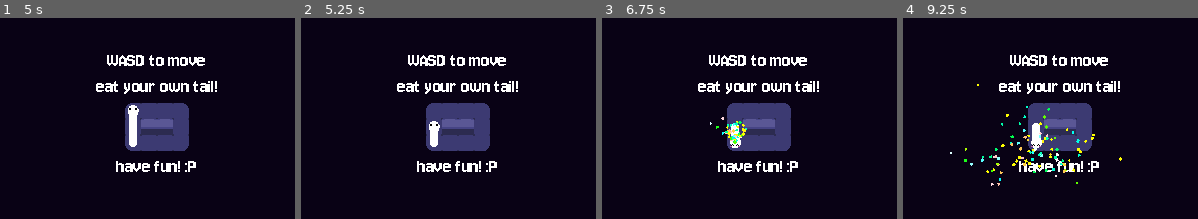
Above: before the commit, frames 1-4 (left to right).
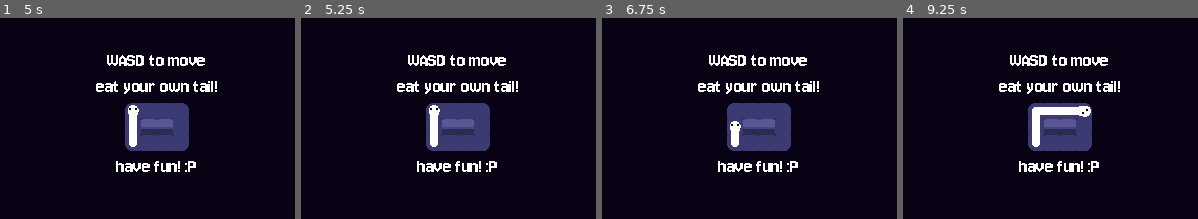
Above: after the commit, the same moments.

Repository: Evelyn-is-eepy/12dt-1---ouroborus
Game: Godot game, scene res://Scenes/main_menu.tscn
Two runs of this game, one before a commit and one after it. Both use one fixed random seed, a clock stepped at 60 frames per second and the inputs below.
Inputs:
- Up to frame 1 (5 s): click "LEVELS" at 0.5 s; hold D (move_right) 1.28-2.03 s; tap Enter at 2 s; hold S (move_down) 2.03-2.75 s; click "1" at 2.75 s; tap Space (restart) at 3.5, 4.25 s; hold D (move_right) 3.53-4.28 s; hold W (move_up) from 4.28 s (still down)
- Up to frame 2 (5.25 s): tap Space (restart) at 5 s; release W (move_up) at 5.03 s; hold A (move_left) from 5.03 s (still down)
- Up to frame 3 (6.75 s): tap Space (restart) at 5.75, 6.5 s; release A (move_left) at 6.53 s; hold S (move_down) from 6.53 s (still down)
- Up to frame 4 (9.25 s): release S (move_down) at 7.28 s; hold D (move_right) 7.28-8.03 s; hold W (move_up) 8.03-8.78 s; hold D (move_right) from 8.78 s (still down)

Frame 1 is identical in both runs. In frame 2, 0.3% of the frame differs, in the area x 43-48%, y 43-57%; in frame 3, 0.5%; in frame 4, 2.0%, in the area x 15-75%, y 32-84%.

Commit message:
removed old tile body code, cleaned up formatting

Diff:
--- a/Scenes/snake.tscn
+++ b/Scenes/snake.tscn
@@ -321,17 +321,21 @@
 custom_data_layer_0/type = 1
 sources/0 = SubResource("TileSetAtlasSource_rku0m")
 
+[sub_resource type="RectangleShape2D" id="RectangleShape2D_lmvgn"]
+size = Vector2(16, 4)
+
 [sub_resource type="RectangleShape2D" id="RectangleShape2D_rku0m"]
 size = Vector2(8, 8)
 
 [node name="Node2D" type="Node2D" unique_id=989255042]
 
-[node name="Head" type="Node2D" parent="." unique_id=760044799 node_paths=PackedStringArray("facing_ray", "movable_objects_ray", "tail_hitbox", "body_tilemap", "body_line", "body_collider", "confetti", "blood", "head_sprite", "face_sprite", "personal_crown")]
+[node name="Head" type="Node2D" parent="." unique_id=760044799 node_paths=PackedStringArray("facing_ray", "movable_objects_ray", "tail_hitbox", "tail_pivot", "body_tilemap", "body_line", "body_collider", "confetti", "blood", "head_sprite", "face_sprite", "personal_crown")]
 z_index = 1
 script = ExtResource("1_16tbv")
 facing_ray = NodePath("WallRay")
 movable_objects_ray = NodePath("MovableObjectRay")
-tail_hitbox = NodePath("../TailArea")
+tail_hitbox = NodePath("../TailPivot/TailArea")
+tail_pivot = NodePath("../TailPivot")
 body_tilemap = NodePath("../Body")
 body_line = NodePath("../Line2D")
 body_collider = NodePath("../BodyHitbox")
@@ -339,6 +343,7 @@
 blood = NodePath("GPUParticles2D2")
 head_sprite = NodePath("AnimatedSprite2D")
 face_sprite = NodePath("AnimatedSprite2D2")
+starting_direction = Vector2(0, -1)
 personal_crown = NodePath("ColorRect")
 
 [node name="WallRay" type="RayCast2D" parent="Head" unique_id=1444581878]
@@ -406,11 +411,19 @@
 tile_set = SubResource("TileSet_lmvgn")
 collision_enabled = false
 
-[node name="TailArea" type="Area2D" parent="." unique_id=207504011 groups=["snake_tail"]]
+[node name="TailPivot" type="Node2D" parent="." unique_id=2061737025]
+
+[node name="Area2D2" type="Area2D" parent="TailPivot" unique_id=1185679992]
+
+[node name="CollisionShape2D" type="CollisionShape2D" parent="TailPivot/Area2D2" unique_id=455055837]
+position = Vector2(0, -6)
+shape = SubResource("RectangleShape2D_lmvgn")
+
+[node name="TailArea" type="Area2D" parent="TailPivot" unique_id=207504011 groups=["snake_tail"]]
 collision_layer = 2
 collision_mask = 2
 
-[node name="CollisionShape2D" type="CollisionShape2D" parent="TailArea" unique_id=1121657930]
+[node name="CollisionShape2D" type="CollisionShape2D" parent="TailPivot/TailArea" unique_id=1121657930]
 shape = SubResource("RectangleShape2D_rku0m")
 debug_color = Color(0.5385406, 0.7388369, 0, 0.41960785)
 
--- a/Scripts/head.gd
+++ b/Scripts/head.gd
@@ -8,6 +8,7 @@
 @export var facing_ray: RayCast2D
 @export var movable_objects_ray: RayCast2D
 @export var tail_hitbox: Area2D
+@export var tail_pivot: Node2D
 @export var body_tilemap: TileMapLayer
 @export var body_line: Line2D
 @export var body_collider: Area2D
@@ -15,7 +16,7 @@
 @export var blood: GPUParticles2D
 @export var head_sprite: AnimatedSprite2D
 @export var face_sprite: AnimatedSprite2D
-@export var starting_direction = Vector2.UP
+@export var starting_direction: Vector2
 @export var manager: Node2D
 @export var personal_crown: ColorRect
 
@@ -34,7 +35,6 @@
 func _ready() -> void:
 	manager = get_node('/root/Node2D')
 	connect('ate_tail',manager.player_wins)
-
 	# Add the tail segment behind the head and orient the head sprite
 	var new_head_direction: String
 	match starting_direction:
@@ -48,42 +48,27 @@
 			new_head_direction = 'up'
 	current_head_direction = new_head_direction
 	head_sprite.play(new_head_direction)
-
 	face_sprite.play('normal_'+new_head_direction)
-
-	var tail_cell = body_tilemap.local_to_map(position - starting_direction * TILE_SIZE)
-	var tail_tile_id
-	match starting_direction:
-		Vector2(0,-1):
-			tail_tile_id = Vector2i(3,1)
-		Vector2(0,1):
-			tail_tile_id = Vector2i(3,0)
-		Vector2(-1,0):
-			tail_tile_id = Vector2i(2,0)
-		Vector2(1,0):
-			tail_tile_id = Vector2i(2,1)
-	body_tilemap.set_cell(tail_cell,0,tail_tile_id,0)
-
 	# Remove all points and add tail to line body
 	body_line.clear_points()
 	body_line.add_point(position - starting_direction * TILE_SIZE)
 	# Add head/neck point
 	body_line.add_point(position)
-
-	tail_hitbox.position = position - starting_direction * TILE_SIZE
-
-
+	# Move and rotate the tail so that it is behind the head
+	tail_pivot.position = position - starting_direction * TILE_SIZE
+	# Rotation altered to be measured from upwards bearing
+	tail_pivot.rotation = starting_direction.rotated(PI/2).angle()
 
 # Called every frame. 'delta' is the elapsed time since the previous frame.
 func _process(_delta: float) -> void:
-
 	# Stick the last point on the body line to the head so that there is a visible neck.
 	body_line.points[-1] = position
-
+	#take player inputs for move direction
 	var move_direction: Vector2 = Vector2(0,0)
 	if not moving and can_move:
-		move_direction.x = (int(Input.is_action_just_pressed("move_right")) - int(Input.is_action_just_pressed("move_left")))
-		move_direction.y = (int(Input.is_action_just_pressed("move_down")) - int(Input.is_action_just_pressed("move_up")))
+		move_direction.x = Input.get_axis("move_left","move_right")
+		move_direction.y = Input.get_axis("move_up","move_down")
+		#if both y and x have input, take only x
 		if move_direction.x and move_direction.y:
 			move_direction = Vector2(move_direction.x,0)
 	# Handle movement
@@ -91,13 +76,13 @@
 		# Find direction of last body segment from array
 		last_moved_direction = previous_move_directions[0]
 
-		# Point rays in direction of movement
+		# Point rays in direction of movement and force update
 		var movement_obstructed:bool = false
 		facing_ray.target_position = move_direction * TILE_SIZE
 		facing_ray.force_raycast_update()
 		movable_objects_ray.target_position = move_direction * TILE_SIZE
 		movable_objects_ray.force_raycast_update()
-
+		# Check for collisions and update movement_obstructed if needed
 		if facing_ray.is_colliding():
 			movement_obstructed = true
 		if movable_objects_ray.is_colliding():
@@ -107,12 +92,11 @@
 
 		# Only move the player if their chosen direction is not blocked and they still have length to spare
 		if not movement_obstructed and body_length < max_body_length:
-			# initiate movement of snake head
+			# Initiate movement of snake head
 			var tween = create_tween()
 			moving = true
 			tween.tween_property(self,'position',position + move_direction * TILE_SIZE,move_duration).set_trans(Tween.TRANS_BOUNCE)
 			tween.tween_callback(finish_move_and_check)
-
 			# Change head sprite & face sprite
 			var new_head_direction: String
 			match move_direction:
@@ -126,63 +110,20 @@
 					new_head_direction = 'up'
 			current_head_direction = new_head_direction
 			head_sprite.play(new_head_direction)
-
 			face_sprite.play(face_state+'_'+new_head_direction)
-
-			# Update snake body
-			var previous_position = position
-			var previous_cell = body_tilemap.local_to_map(previous_position)
-			var new_tile_id: Vector2i
-
-			# Figure out what the second to last segment should be based on the last two move directions
-			match [last_moved_direction, move_direction]:
-				# Cases where segment becomes straight (4 cases)
-				[Vector2.RIGHT,Vector2.RIGHT]: # >>
-					new_tile_id = Vector2i(0,2)
-				[Vector2.UP,Vector2.UP]: # ^^
-					new_tile_id = Vector2i(1,2)
-				[Vector2.DOWN,Vector2.DOWN]: # vv
-					new_tile_id = Vector2i(1,2)
-				[Vector2.LEFT,Vector2.LEFT]: # <<
-					new_tile_id = Vector2i(0,2)
-				# Cases where segment becomes corner (8 cases)
-				[Vector2.UP,Vector2.RIGHT]: # ^>
-					new_tile_id = Vector2i(0,0)
-				[Vector2.LEFT,Vector2.DOWN]: # <v
-					new_tile_id = Vector2i(0,0)
-				[Vector2.RIGHT,Vector2.DOWN]: # >v
-					new_tile_id = Vector2i(1,0)
-				[Vector2.UP,Vector2.LEFT]: # ^<
-					new_tile_id = Vector2i(1,0)
-				[Vector2.DOWN,Vector2.RIGHT]: # v>
-					new_tile_id = Vector2i(0,1)
-				[Vector2.LEFT,Vector2.UP]: # <^
-					new_tile_id = Vector2i(0,1)
-				[Vector2.RIGHT,Vector2.UP]: # >^
-					new_tile_id = Vector2i(1,1)
-				[Vector2.DOWN,Vector2.LEFT]: # v<
-					new_tile_id = Vector2i(1,1)
-
-			# Using this information, place the new body segment on the tilemap
-			body_tilemap.set_cell(previous_cell,0,new_tile_id,0)
-
 			# Add point to line body.
 			# This means that the previous endpoint will no longer be 'stuck' to the head,
 			# and come to rest on this point, while the new becomes 'stuck' as the neck.
 			body_line.add_point(position)
-
 			# Update previous moves array
 			previous_move_directions.insert(0,move_direction)
 			body_length += 1
-
 			# Move boxes
 			if movable_objects_ray.is_colliding():
 				var object_to_move = movable_objects_ray.get_collider().get_parent()
 				object_to_move.move_self(move_direction)
-
 			# Update body collision shape
 			recreate_body_hitbox()
-
 		# If there is something in the way (oooooooooo-oooooh)
 		else:
 			print('bonk!')
@@ -222,6 +163,8 @@
 		body_collider.add_child(collision_square)
 	pass
 
+# Function called when the player wins a level
+# Signals to main, chnages the face sprite and disables movement
 func win() -> void:
 	print('you won!')
 	ate_tail.emit()
@@ -234,12 +177,12 @@
 func _on_area_2d_area_entered(area: Area2D) -> void:
 	# For eating own tail or colliding with area objects
 	print('area collision!')
-
-	var crown = area.get_parent()
+	# If the object is the tail, you win.
 	if area.is_in_group('snake_tail'):
 		win()
-
-	elif crown.is_in_group('crown'):
+	#If the area is a crown, remove it and unhide the crown decoration.
+	var crown = area.get_parent()
+	if crown.is_in_group('crown'):
 		print('crown picked up!')
 		crown.queue_free()
 		personal_crown.visible = true
